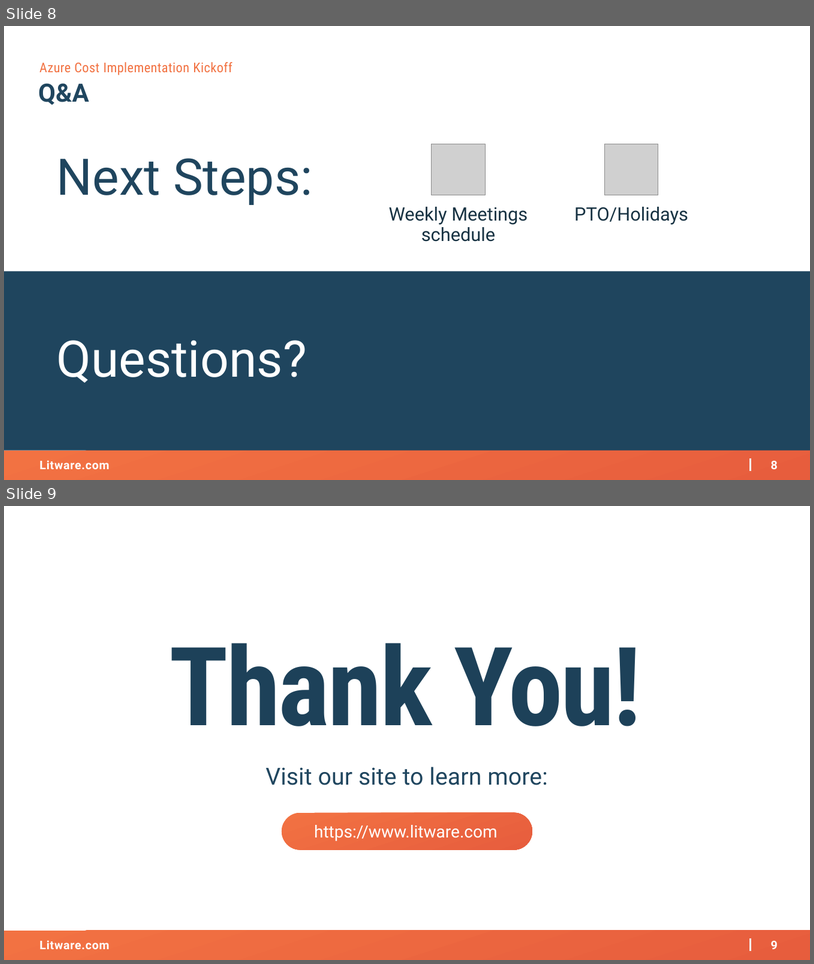
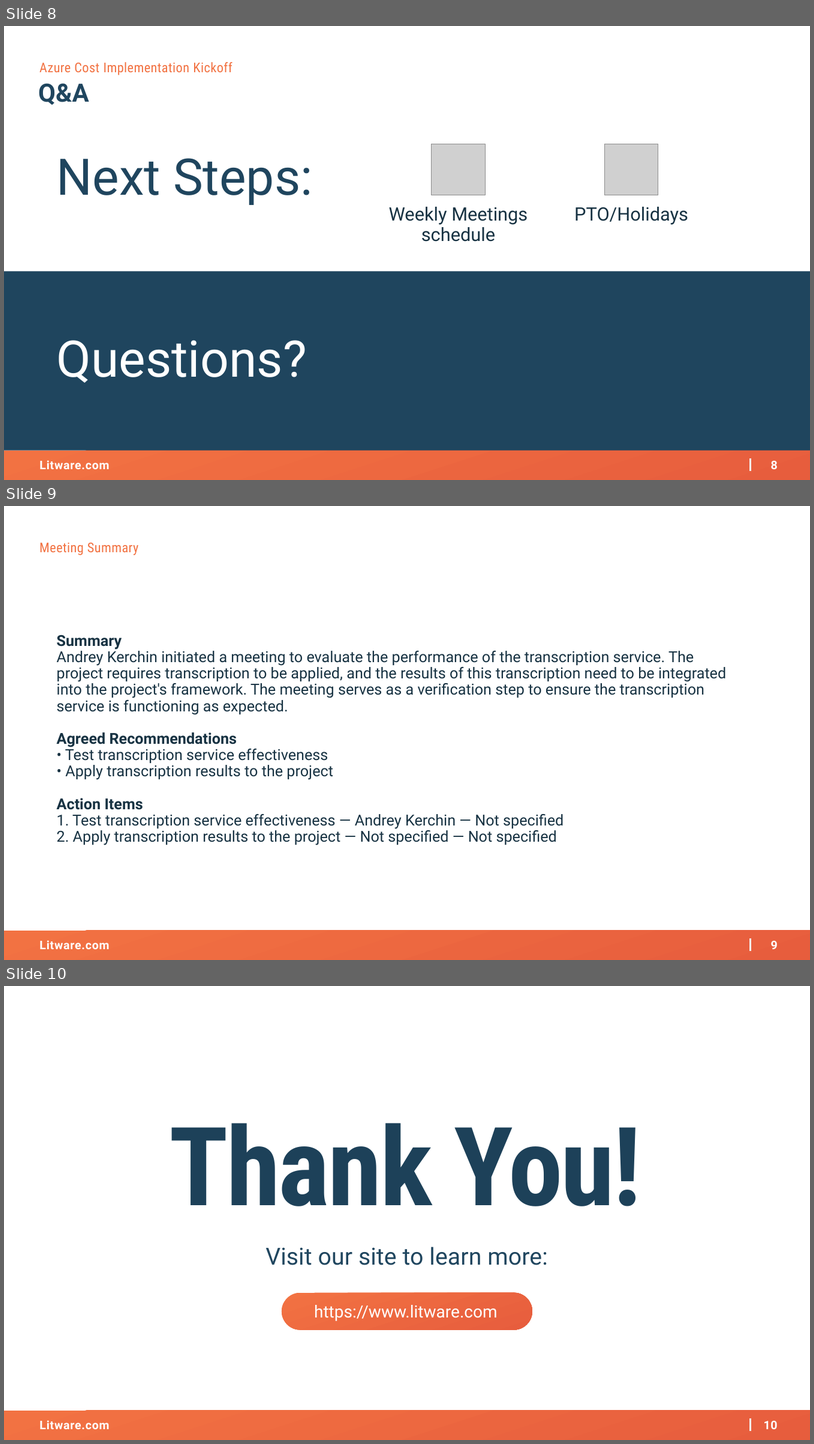
Before and after one commit to AKercha1/justtemporary, a slide deck: someproject/artifacts/kickoff-deck.pptx. Shown one above the other, each under a label of ours: slides 8 and 9 before the commit, slides 8, 9 and 10 after it. The pictures are 814x964 and 814x1444 pixels, drawn with LibreOffice and Linux fonts; fonts in the diff are those of the drawing; grey boxes stand for pictures; background and template pictures are left out. Boxes give left, top, right and bottom in pixels: in the first picture for what was removed or moved away, otherwise in the second. Text is boxed around its words. In the diff, an @@ line names an element or a change of style, - is before the commit and + after.

Commit message:
[someproject] Update artifacts/kickoff-deck.pptx

```diff
--- a/someproject/artifacts/kickoff-deck.pptx
+++ b/someproject/artifacts/kickoff-deck.pptx
@@ slide 9 added at bbox=[4, 506, 810, 960], background #FFFFFF; not listed: 4 template elements that a slide beside it also shows @@
@@ text added at bbox=[39, 543, 138, 555], 16 pt, text #F27242 @@
+Meeting Summary
@@ text added at bbox=[57, 635, 726, 845], 18 pt, text #173242 @@
+Summary
+Andrey Kerchin initiated a meeting to evaluate the performance of the transcription service. The project requires transcription to be applied, and the results of this transcription need to be integrated into the project's framework. The meeting serves as a verification step to ensure the transcription service is functioning as expected.
+Agreed Recommendations
+• Test transcription service effectiveness
+• Apply transcription results to the project
+Action Items
+1. Test transcription service effectiveness — Andrey Kerchin — Not specified
+2. Apply transcription results to the project — Not specified — Not specified
@@ what was slide 9 is now slide 10 @@
@@ page number at bbox=[764, 1420, 778, 1429]: text changed @@
-9
+10
```
